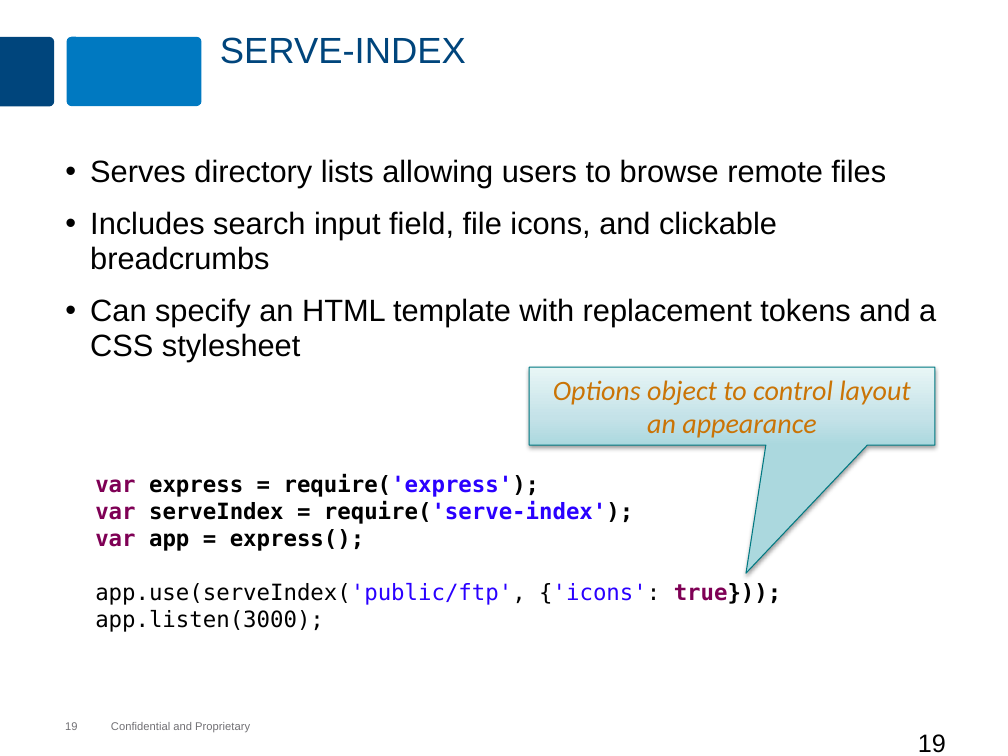
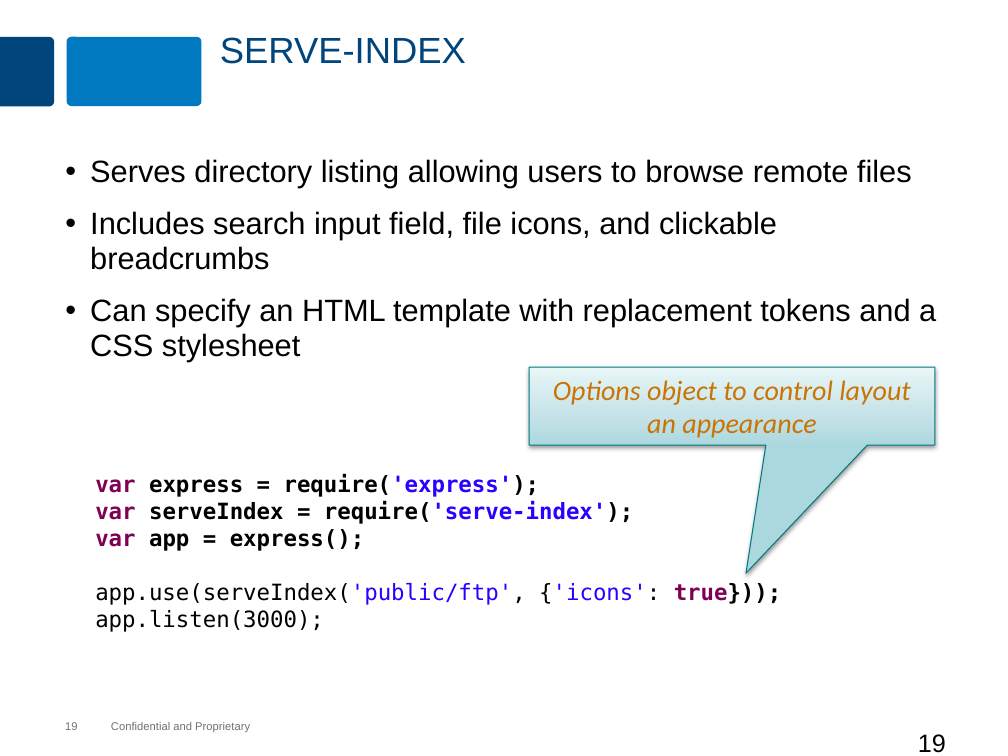
Before and after one commit to MaxMillington/nodePractice, a slide deck: slide 19 of node/lesson-60-express-middleware/express-middleware.pptx. Drawn at 1008x756 pixels with LibreOffice and Linux fonts; fonts in the diff are those of the drawing; background and template pictures are left out. Boxes give left, top, right and bottom in pixels: in the first picture for what was removed or moved away, otherwise in the second. Text is boxed around its words. In the diff, an @@ line names an element or a change of style, - is before the commit and + after.

```diff
--- a/node/lesson-60-express-middleware/express-middleware.pptx
+++ b/node/lesson-60-express-middleware/express-middleware.pptx
@@ text at [90, 159, 912, 187]: text changed @@
-• Serves directory lists allowing users to browse remote files
+• Serves directory listing allowing users to browse remote files
```
Also in this commit, not shown: 5 other slides changed, 3 other files.
